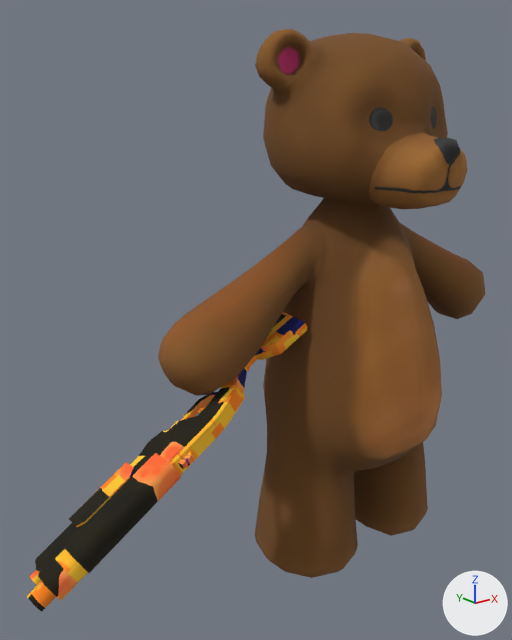
An edit to the FBX model Fur-Fury/Assets/Objects/Bear - playerChar/Bear.fbx, drawn before and after from the same camera.
The view is the same before and after, from a 50 mm lens placed at (-1.66, -1.587, 1.516), pointed at (-0.356, 0.043, 0.864). Arrows for +X, +Y and +Z are at lower right; the lights stay in place. Where no turn or scale is listed for an object, it has been applied to the vertices.

Objects in the first picture: 'Bear'.
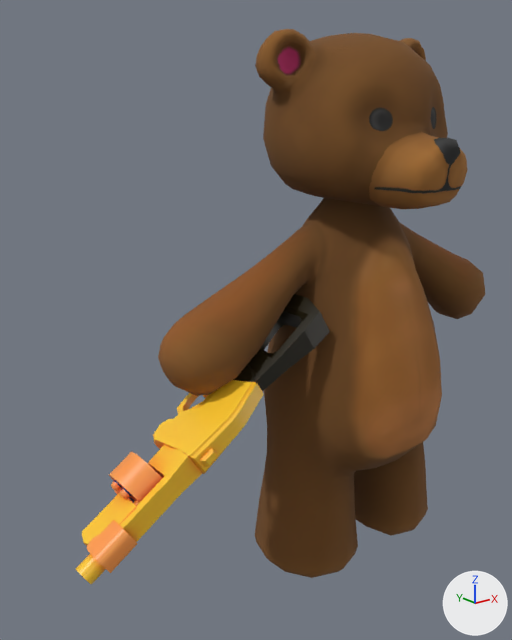
The newer file is also turned or shifted as a whole; pictures and numbers use the older file's frame.

Changed parts and their boxes [x1, y1, x2, y2] in the pictures (512 x 640 px):
'Bear', reshaped (29% narrower)
    before: [27, 29, 486, 611]
    after: [158, 29, 485, 578]
'Bear.002', added (orange)
    after: [76, 294, 330, 585]
part 1 of me_retopo_002, deleted
    before: [27, 312, 307, 611]

The change, as a diff of the scene's bpy script:
```diff
--- a/Fur-Fury/Assets/Objects/Bear - playerChar/Bear.fbx.py
+++ b/Fur-Fury/Assets/Objects/Bear - playerChar/Bear.fbx.py
@@ mat_uv @@
+mat_uv = principled_material('uv')
+mat_uv.texture = img_t_uv_c_png
+mat_uv.roughness = 0.4
@@ me_retopo_002 @@
 # used by ob_bear; location = (0.0, 0.0, 0.0)
-me_retopo_002.from_pydata(...)  # 1442 vertices, 1436 faces; spans x -1.19..0.71, y -0.38..0.27, z 0.0..1.7
+me_retopo_002.from_pydata(...)  # 1072 vertices, 1098 faces; spans x -0.71..0.71, y -0.38..0.27, z 0.0..1.7
+# me_retopo_002 part 1: 9 loose pieces with 370 vertices, spanning x -1.19..-0.26, y -0.15..0.05, z 0.3..0.89, are deleted
 me_retopo_002.materials.append(mat_bearlow)
-me_retopo_002.materials.append(mat_shotgun)  # picture img_t_uv_c_png
@@ me_retopo_001 @@
+me_retopo_001.from_pydata(...)  # 663 vertices, 641 faces; spans x -1.073..-0.206, y -0.189..0.139, z 0.363..0.956
+me_retopo_001.materials.append(mat_uv)  # picture img_t_uv_c_png
@@ ob_bear_002 @@
+ob_bear_002 = bpy.data.objects.new('Bear.002', me_retopo_001)
+ob_bear_002.location = (0.0, -0.009, -0.01)
```
